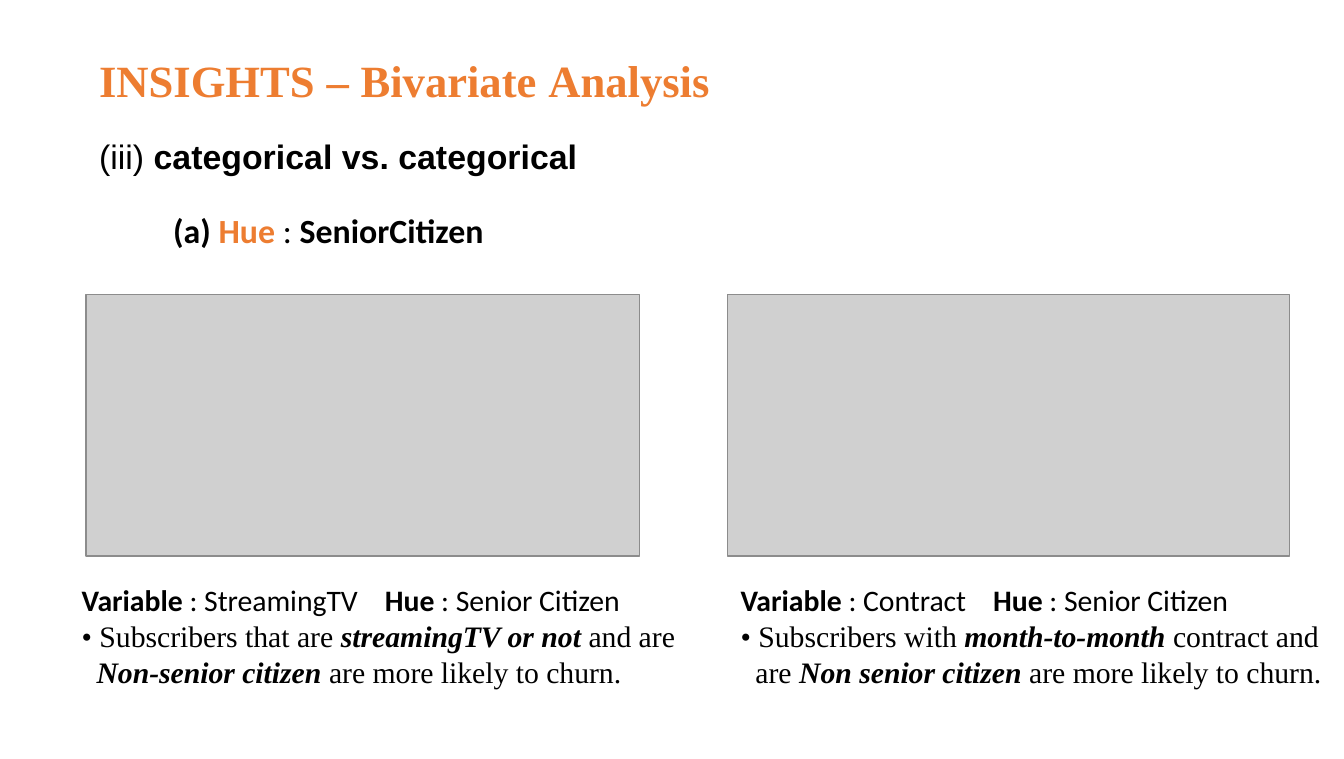
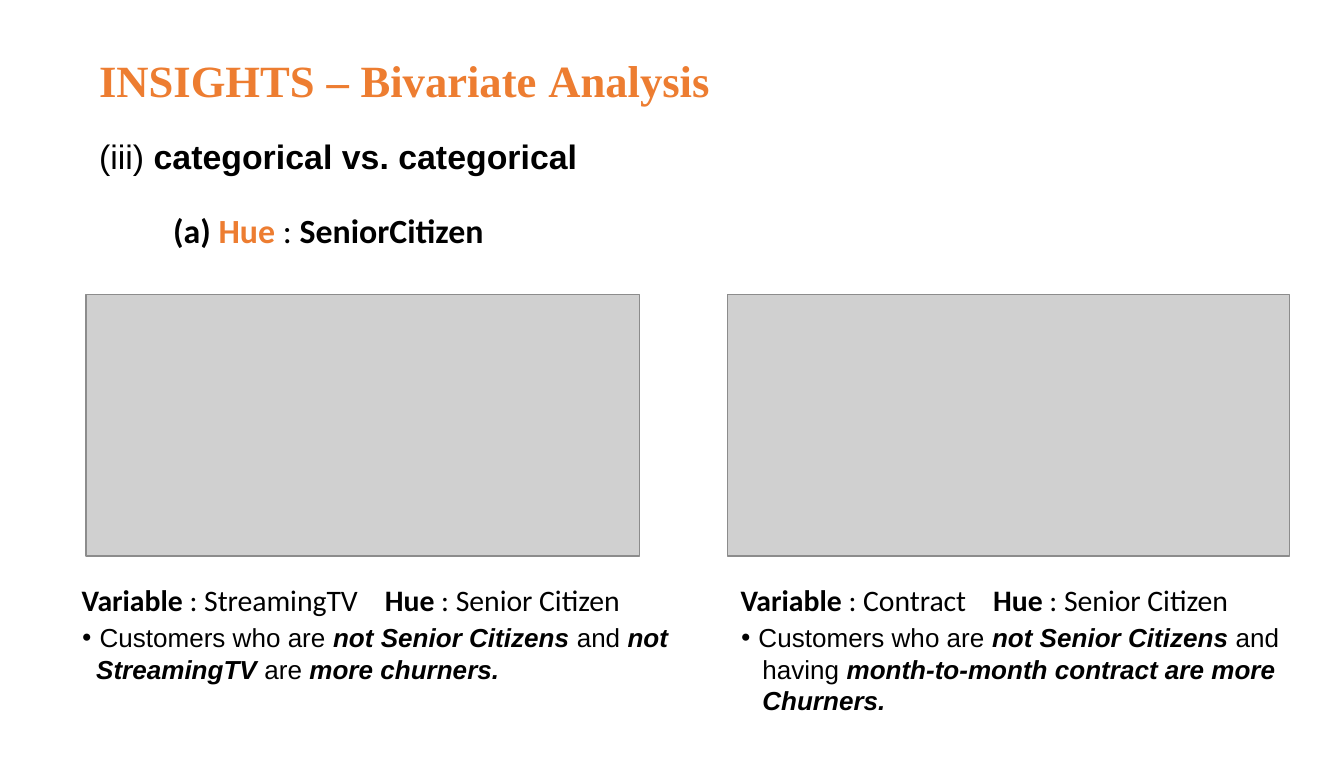
Before and after one commit to RVA-TheCoder/ClassificationProjects-SupervisedML, a slide deck: slide 15 of Customer Churn Project/Customer churn prediction.pptx. Drawn at 1344x759 pixels with LibreOffice and Linux fonts; fonts in the diff are those of the drawing; grey boxes stand for pictures. Boxes give left, top, right and bottom in pixels: in the first picture for what was removed or moved away, otherwise in the second. Text is boxed around its words. In the diff, an @@ line names an element or a change of style, - is before the commit and + after.

Commit message:
Made changes in EDA file and Customer churn prediction Presentation

```diff
--- a/Customer Churn Project/Customer churn prediction.pptx
+++ b/Customer Churn Project/Customer churn prediction.pptx
@@ text at bbox=[96, 628, 668, 685]: text changed; size 16 to 14 pt; font Times New Roman to Arial; bold on; italic on @@
-• Subscribers that are streamingTV or not and are
-Non-senior citizen are more likely to churn.
+• Customers who are not Senior Citizens and not
+StreamingTV are more churners.
@@ text at bbox=[758, 628, 1279, 711]: text changed; size 16 to 14 pt; font Times New Roman to Arial; bold on; italic on @@
-• Subscribers with month-to-month contract and
-are Non senior citizen are more likely to churn.
+• Customers who are not Senior Citizens and
+having month-to-month contract are more
+Churners.
```
Also in this commit, not shown: 8 other slides changed, 5 other files.
